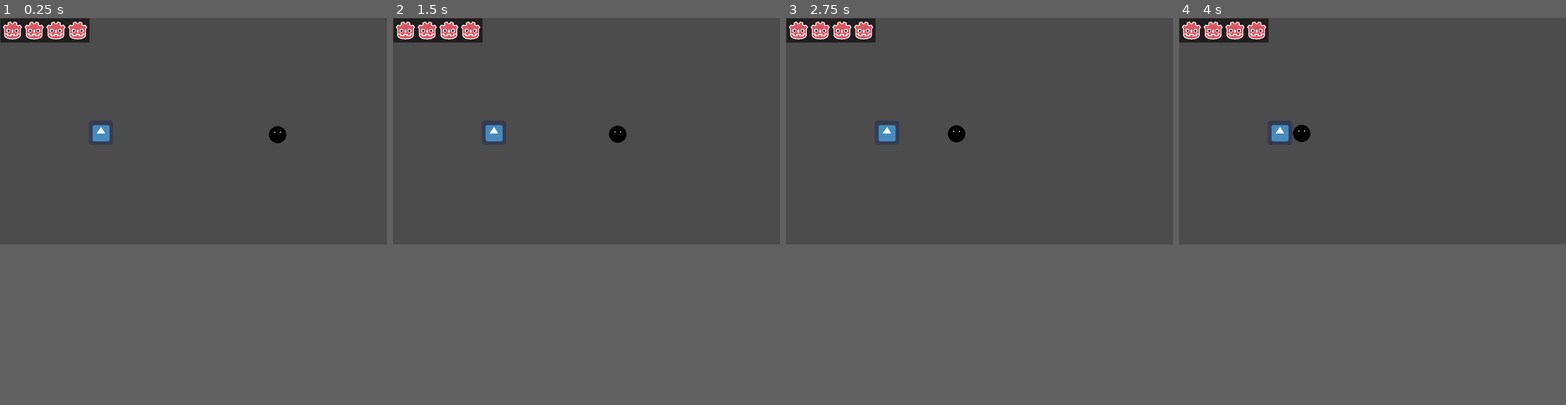
Above: before the commit, frames 1-4 (left to right).
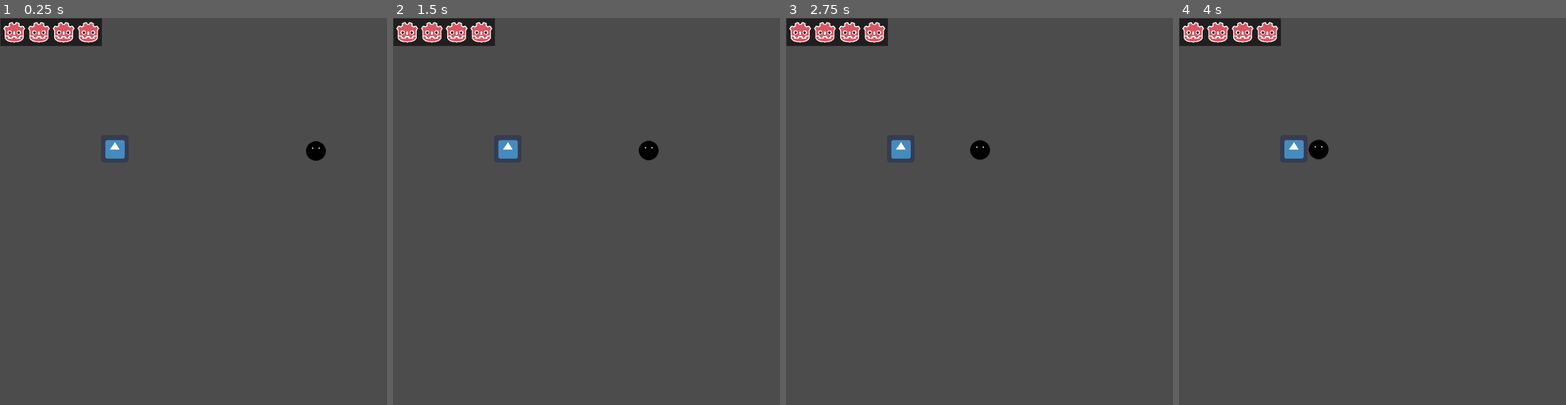
Above: after the commit, the same moments.

Repository: angstyloop/soul-component
Game: Godot game, scene res://Main.tscn
Same seed, same stepped clock (60 frames per second), same inputs: the game is played once before the commit and once after it. The engine's default icon, where the game draws it, is replaced by a stand-in: a white triangle on a blue panel in a dark square.
Inputs:
- Up to frame 1 (0.25 s): no input
- Up to frame 2 (1.5 s): hold Right (ui_right) 0.53-1.28 s; tap , (ui_accept) at 0.77 s; hold Down (ui_down) from 1.28 s (still down)
- Up to frame 3 (2.75 s): tap , (ui_accept) at 1.52 s; release Down (ui_down) at 2.03 s; hold Right (ui_right) from 2.03 s (still down)
- Up to frame 4 (4 s): release Right (ui_right) at 2.78 s; hold Up (ui_up) 2.78-3.53 s; tap , (ui_accept) at 3.02, 3.77 s; hold Left (ui_left) from 3.53 s (still down)
In our replay, the window is 800x468 before the commit and 800x800 after it. These sizes can differ from the game's own. Grey fills any space a smaller window leaves; there, only what the larger window draws over its background counts as a difference.

The runs differ from the first frame. In frame 1, 2.1% of the frame differs, in the area x 0-85%, y 0-37%; in frame 2, 2.1%; in frame 3, 2.1%, in the area x 0-53%, y 0-37%; in frame 4, 2.1%.

Commit message:
trap ignores projectiles that are too slow. in the only soul combo that damages trap, the only projectiles fast enough are those thrown at top diagonal speed. trap is a jerk.

Diff:
--- a/Main.tscn
+++ b/Main.tscn
@@ -28,7 +28,7 @@
 radius = 26.0192
 
 [sub_resource type="RectangleShape2D" id=3]
-extents = Vector2( 523.5, 306.75 )
+extents = Vector2( 449, 451 )
 
 [sub_resource type="RectangleShape2D" id=4]
 extents = Vector2( 101.75, 26 )
@@ -54,14 +54,16 @@
 shape = SubResource( 1 )
 
 [node name="CollisionShape2D" type="CollisionShape2D" parent="Area2D"]
-position = Vector2( 0, -3 )
+position = Vector2( -71, 143 )
 shape = SubResource( 3 )
 
 [node name="Soul" type="Area2D" parent="Area2D"]
 script = ExtResource( 4 )
 
 [node name="CollisionShape2D" type="CollisionShape2D" parent="Area2D/Soul"]
+position = Vector2( -417, -281 )
 shape = SubResource( 4 )
+disabled = true
 
 [node name="Trap" type="Area2D" parent="Area2D"]
 position = Vector2( 235, 1 )
--- a/Trap.gd
+++ b/Trap.gd
@@ -183,17 +183,26 @@
     if health <= 0:
         queue_free()
 
+var air_shield_threshold_speed = 480
+
 func _on_Trap_area_entered(area):
-    if "speed" in area:
-        area.speed = [0, 0, 0, 0]
-    if "direction" in area:
-        area.direction = Vector2.ZERO
-    if "drag" in area:
-        area.drag = 40
     if "type" in area:
         if area.type == "b":
-            take_damage(area.soul)
-            area.queue_free()
+            var proj_speed = (area.base_speed * area.direction + Vector2.UP * area.speed[0] + Vector2.RIGHT * area.speed[1] + Vector2.DOWN * area.speed[2] + Vector2.LEFT * area.speed[3]).length()
+            if proj_speed  > air_shield_threshold_speed:
+                # hit by fast projectile
+                take_damage(area.soul)
+                area.queue_free()
+            else:
+                # freeze slow projectile
+                area.speed = [0, 0, 0, 0]
+                area.angular_speed = 0
+                area.direction = Vector2.ZERO
+        elif area.type == "p":
+            # ensnare slow player
+            area.speed = [0, 0, 0, 0]
+            area.direction = Vector2.ZERO
+            area.drag = 40
 
 func _on_Trap_area_exited(area):
     if "drag" in area:
--- a/project.godot
+++ b/project.godot
@@ -13,6 +13,15 @@
 config/name="soul_component"
 run/main_scene="res://Main.tscn"
 config/icon="res://icon.png"
+
+[display]
+
+window/size/width=900
+window/size/height=900
+
+[global]
+
+display=false
 
 [gui]
 
